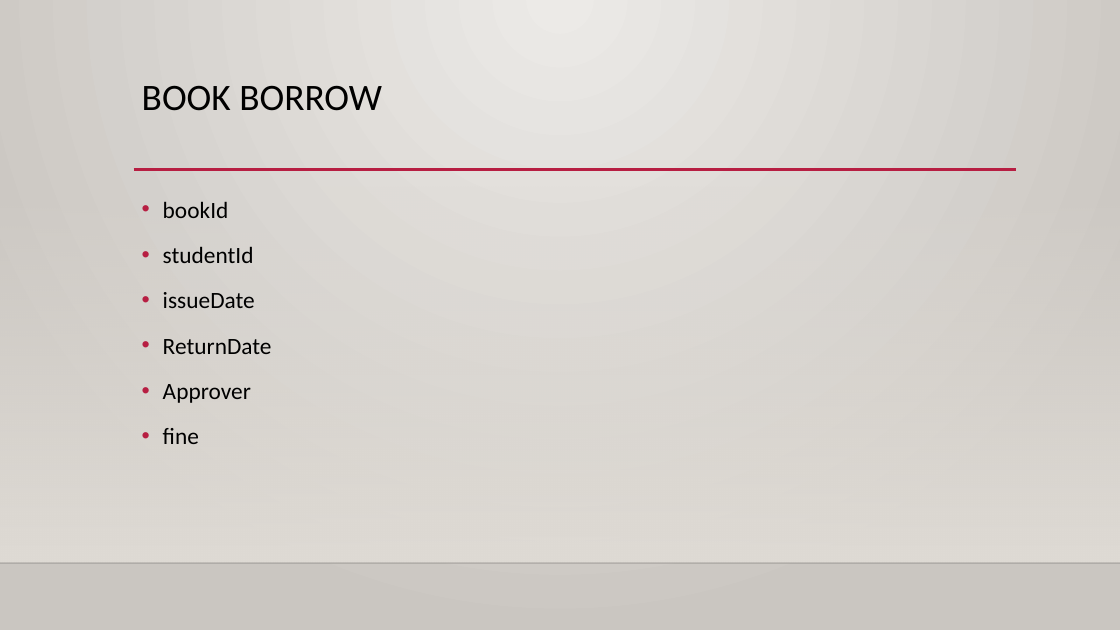
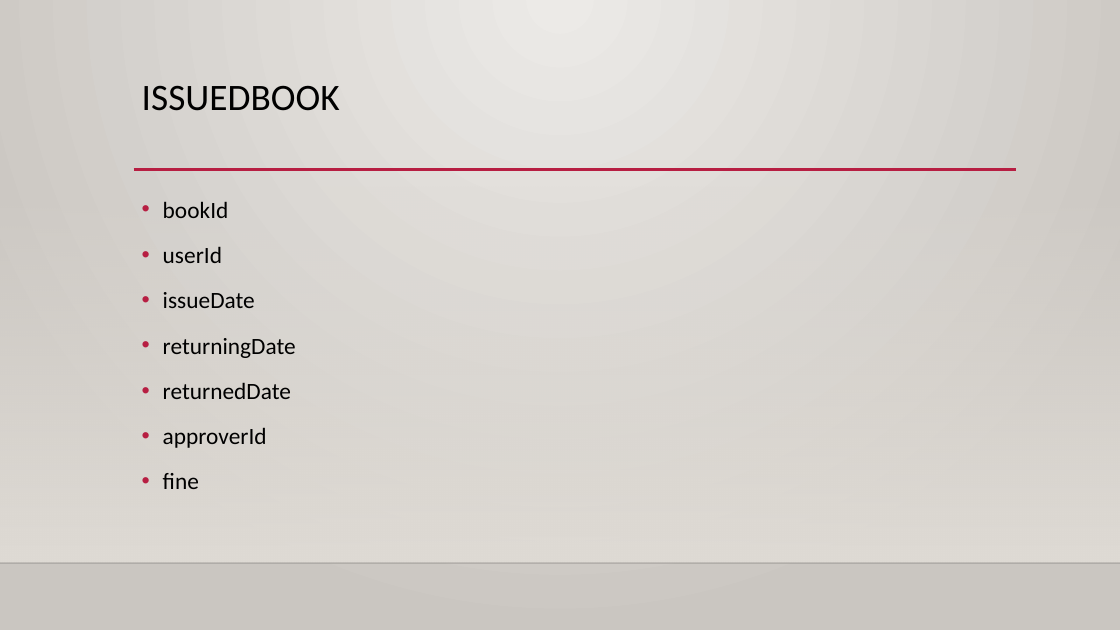
Before and after one commit to shuvenduofflinexoriant/Java_Case_study, a slide deck: slide 11 of PPT/Library management system.pptx. Drawn at 1120x630 pixels with LibreOffice and Linux fonts; fonts in the diff are those of the drawing; background and template pictures are left out. Boxes give left, top, right and bottom in pixels: in the first picture for what was removed or moved away, otherwise in the second. Text is boxed around its words. In the diff, an @@ line names an element or a change of style, - is before the commit and + after.

```diff
--- a/PPT/Library management system.pptx
+++ b/PPT/Library management system.pptx
@@ title at [142, 85, 340, 111]: text changed @@
-BOOK BORROW
+ISSUEDBOOK
@@ text at [163, 246, 222, 263]: text changed @@
-• studentId
+• userId
@@ text at [163, 338, 296, 448]: text changed @@
-• ReturnDate
-• Approver
+• returningDate
+• returnedDate
+• approverId
```
Also in this commit, not shown: 4 other slides changed, 1 slide added, 2 other files.
